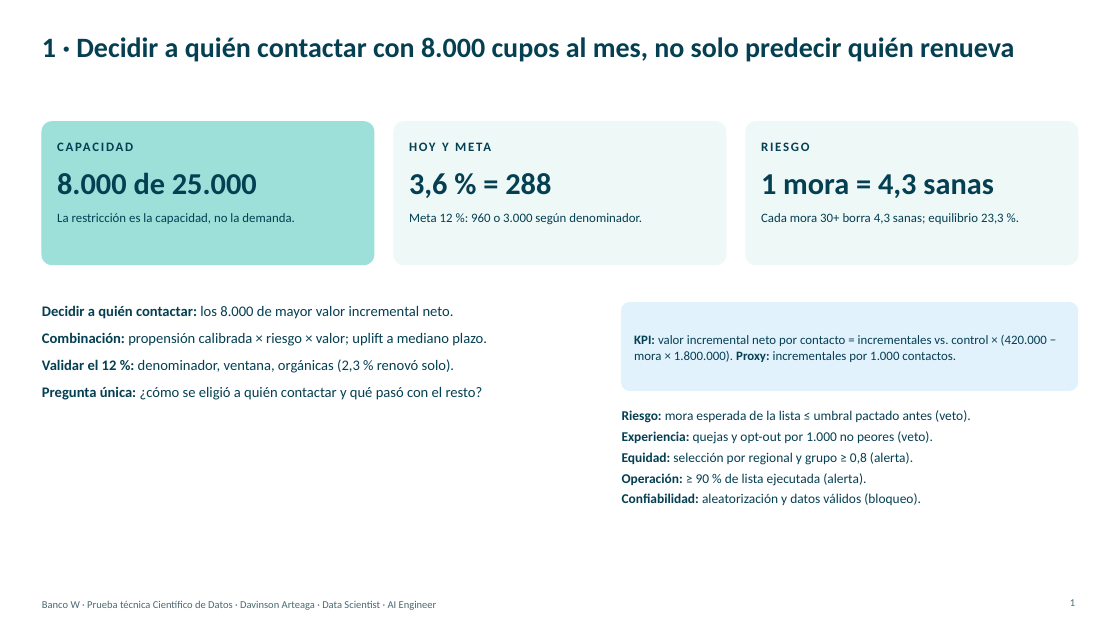
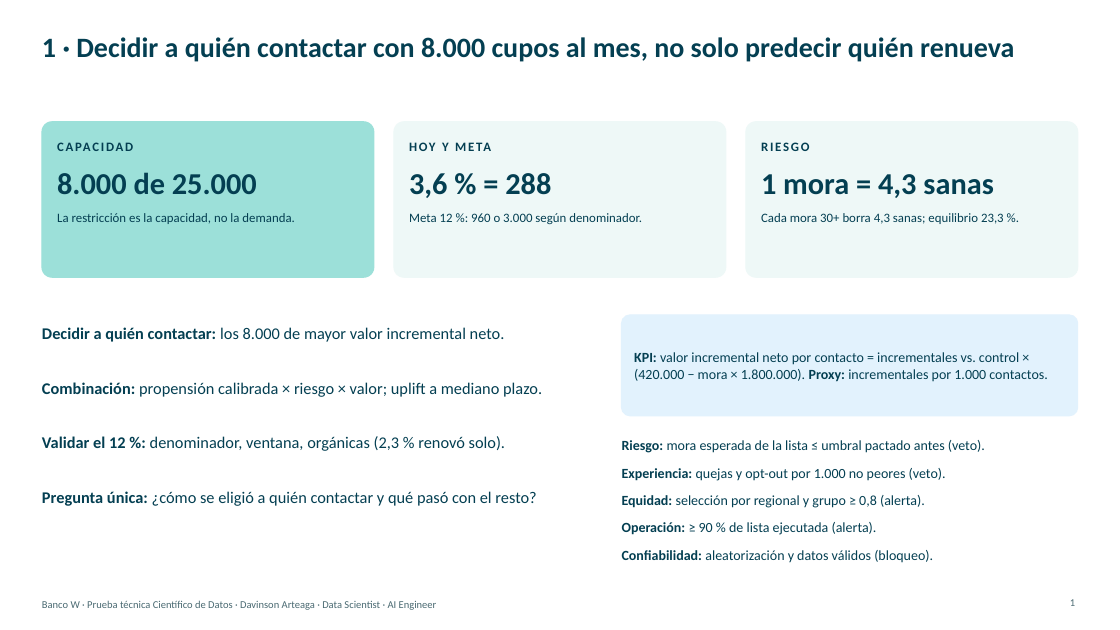
Before and after one commit to DavinsonA/bancow, a slide deck: slide 1 of entregables/BancoW_Priorizacion_Renovaciones_DavinsonArteaga.pptx. Drawn at 1120x630 pixels with LibreOffice and Linux fonts; fonts in the diff are those of the drawing. Boxes give left, top, right and bottom in pixels: in the first picture for what was removed or moved away, otherwise in the second. Text is boxed around its words. In the diff, an @@ line names an element or a change of style, - is before the commit and + after.

```diff
--- a/entregables/BancoW_Priorizacion_Renovaciones_DavinsonArteaga.pptx
+++ b/entregables/BancoW_Priorizacion_Renovaciones_DavinsonArteaga.pptx
@@ rounded rectangle resized from (x1=42, y1=122, x2=374, y2=265) to (x1=42, y1=122, x2=374, y2=277) @@
@@ rounded rectangle resized from (x1=394, y1=122, x2=726, y2=265) to (x1=394, y1=122, x2=726, y2=277) @@
@@ rounded rectangle resized from (x1=746, y1=122, x2=1078, y2=265) to (x1=746, y1=122, x2=1078, y2=277) @@
@@ text "Decidir a quién contactar: los ..." moved from (x1=42, y1=305, x2=487, y2=400) to (x1=42, y1=327, x2=542, y2=506) @@
@@ text "Decidir a quién contactar: los ..." at (x1=42, y1=327, x2=542, y2=506): size 12.5 to 14 pt; more space between paragraphs @@
@@ proportions changed in 4 elements at (x1=42, y1=122, x2=374, y2=277), (x1=394, y1=122, x2=726, y2=277), (x1=746, y1=122, x2=1078, y2=277), (x1=622, y1=315, x2=1078, y2=416) @@
@@ rounded rectangle resized from (x1=622, y1=302, x2=1078, y2=391) to (x1=622, y1=315, x2=1078, y2=416) @@
@@ text "KPI: valor incremental neto por ..." moved from (x1=634, y1=335, x2=1047, y2=362) to (x1=634, y1=352, x2=1047, y2=382) @@
@@ text "KPI: valor incremental neto por ..." at (x1=634, y1=352, x2=1047, y2=382): size 11 to 12 pt @@
@@ text "Riesgo: mora esperada de la ..." moved from (x1=622, y1=410, x2=971, y2=505) to (x1=622, y1=440, x2=985, y2=563) @@
@@ text "Riesgo: mora esperada de la ..." at (x1=622, y1=440, x2=985, y2=563): size 11.5 to 12 pt; more space between paragraphs @@
```
Also in this commit, not shown: 3 other slides changed, 3 other files.
